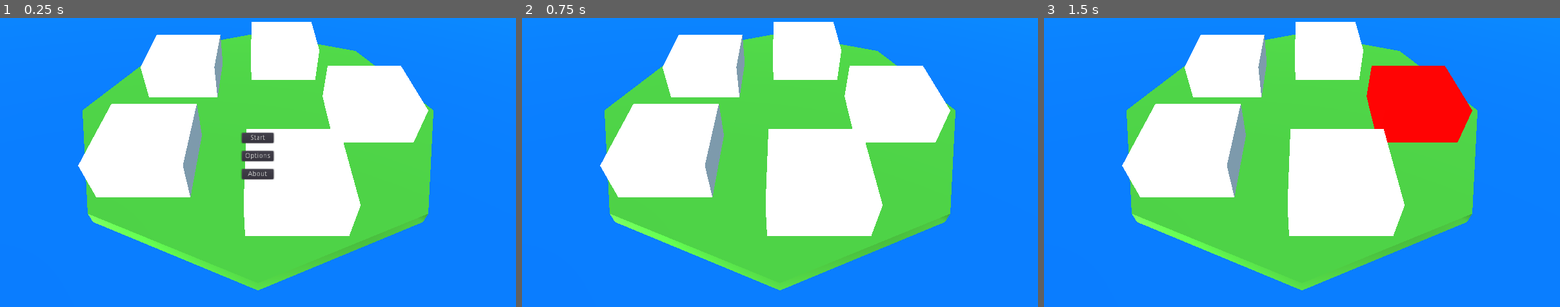
Above: before the commit, frames 1-3 (left to right).
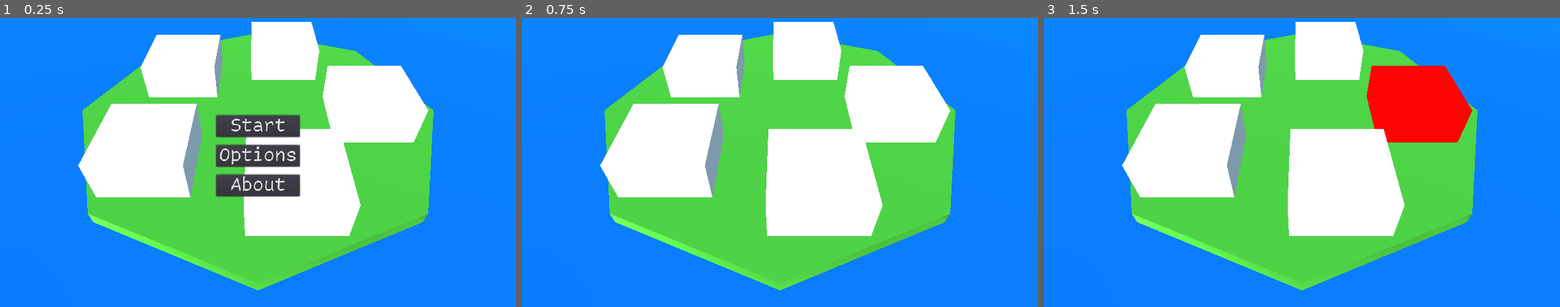
Above: after the commit, the same moments.

Repository: ash4rk/ld54-island-city-builder
Game: Godot game, scene res://main.tscn
The game is run twice, just before and just after one commit, with the same random seed, the same clock (stepped at 60 frames per second) and the same inputs.
Inputs (mouse positions are in pixels of both pictures, inside the frame that each line leads up to):
- Up to frame 1 (0.25 s): no input
- Up to frame 2 (0.75 s): click "Start" at 0.5 s
- Up to frame 3 (1.5 s): tap Enter at 1.25 s; move the mouse to (1415, 142) at 1.27 s

The runs differ from the first frame. In frame 1, 4.1% of the frame differs, in the area x 41-59%, y 33-63%; in frame 2, nothing differs; in frame 3, nothing differs.

Commit message:
FEAT: Add Comic Code font

Diff:
--- /dev/null
+++ b/assets/main_theme.tres
@@ -0,0 +1,10 @@
+[gd_resource type="Theme" load_steps=3 format=2]
+
+[ext_resource path="res://assets/fonts/ComicCode.otf" type="DynamicFontData" id=1]
+
+[sub_resource type="DynamicFont" id=1]
+size = 36
+font_data = ExtResource( 1 )
+
+[resource]
+default_font = SubResource( 1 )
--- a/main.tscn
+++ b/main.tscn
@@ -1,7 +1,8 @@
-[gd_scene load_steps=11 format=2]
+[gd_scene load_steps=12 format=2]
 
 [ext_resource path="res://scenes/placeholder.tscn" type="PackedScene" id=1]
 [ext_resource path="res://scripts/main_menu.gd" type="Script" id=2]
+[ext_resource path="res://assets/main_theme.tres" type="Theme" id=3]
 
 [sub_resource type="SpatialMaterial" id=1]
 albedo_color = Color( 0.254902, 0.611765, 0.184314, 1 )
@@ -79,28 +80,29 @@
 [node name="Menu" type="CenterContainer" parent="."]
 anchor_right = 1.0
 anchor_bottom = 1.0
+theme = ExtResource( 3 )
 script = ExtResource( 2 )
 
 [node name="VBoxContainer" type="VBoxContainer" parent="Menu"]
-margin_left = 480.0
-margin_top = 254.0
-margin_right = 543.0
-margin_bottom = 346.0
+margin_left = 429.0
+margin_top = 219.0
+margin_right = 595.0
+margin_bottom = 380.0
 custom_constants/separation = 16
 
 [node name="StartButton" type="Button" parent="Menu/VBoxContainer"]
-margin_right = 63.0
-margin_bottom = 20.0
+margin_right = 166.0
+margin_bottom = 43.0
 text = "Start"
 
 [node name="OptionsButton" type="Button" parent="Menu/VBoxContainer"]
-margin_top = 36.0
-margin_right = 63.0
-margin_bottom = 56.0
+margin_top = 59.0
+margin_right = 166.0
+margin_bottom = 102.0
 text = "Options"
 
 [node name="AboutButton" type="Button" parent="Menu/VBoxContainer"]
-margin_top = 72.0
-margin_right = 63.0
-margin_bottom = 92.0
+margin_top = 118.0
+margin_right = 166.0
+margin_bottom = 161.0
 text = "About"
Binary file added: assets/fonts/ComicCode.otf
